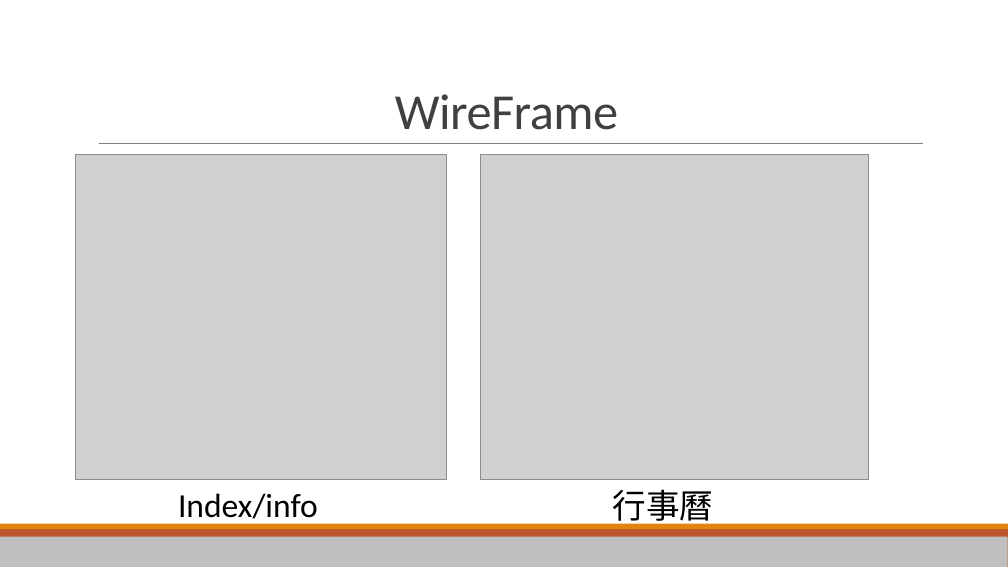
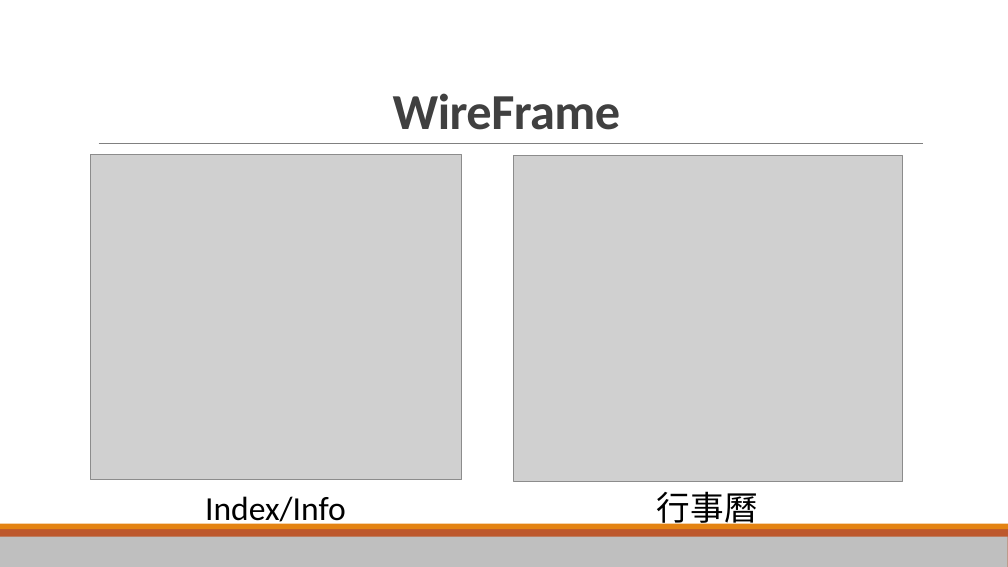
Before and after one commit to FredChen50215/midProject, a slide deck: slide 4 of iCalendar.pptx. Drawn at 1008x567 pixels with LibreOffice and Linux fonts; fonts in the diff are those of the drawing; grey boxes stand for pictures. Boxes give left, top, right and bottom in pixels: in the first picture for what was removed or moved away, otherwise in the second. Text is boxed around its words. In the diff, an @@ line names an element or a change of style, - is before the commit and + after.

```diff
--- a/iCalendar.pptx
+++ b/iCalendar.pptx
@@ title "WireFrame" at [393,93,621,130]: bold on @@
@@ picture: place and size @@
-picture at [76,154,447,480]
+picture at [91,154,462,480]
@@ picture: place and size @@
-picture at [480,154,869,480]
+picture at [513,156,902,482]
@@ text at [205,496,346,528]: text changed @@
-Index/info
+Index/Info
@@ text "行事曆": place and size @@
-text "行事曆" at [613,489,714,528]
+text "行事曆" at [657,491,758,529]
```
Also in this commit, not shown: 4 other slides changed, 1 slide added, 1 slide removed, 1 other file.
